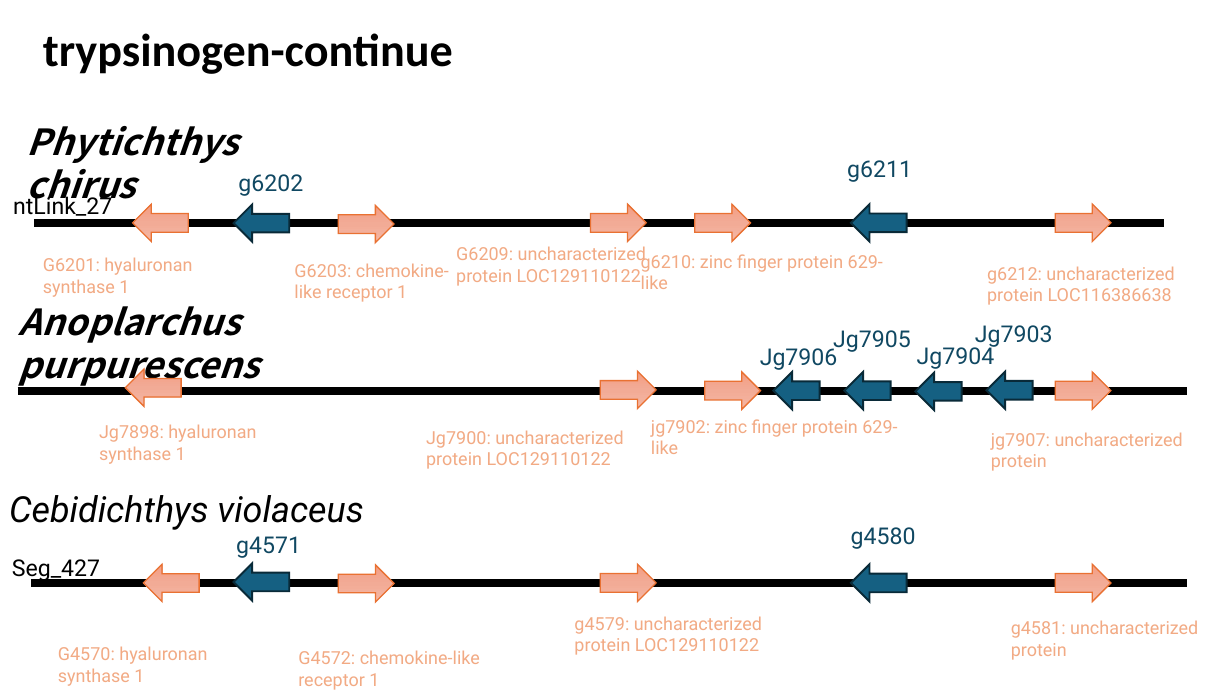
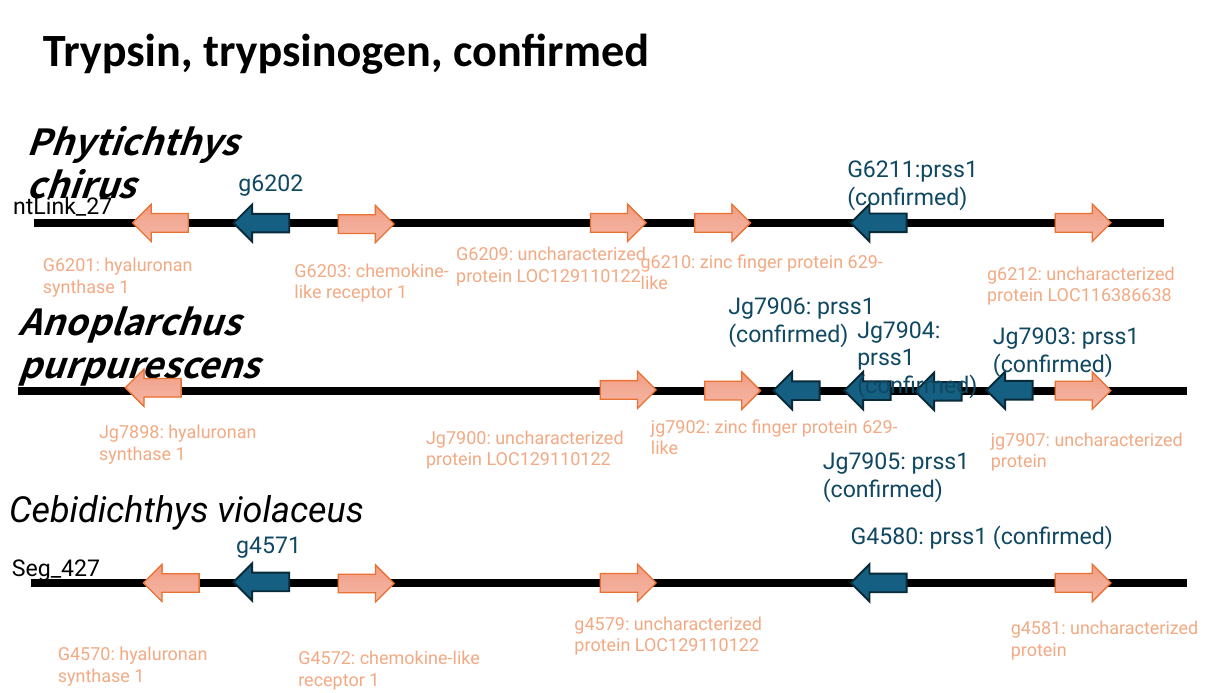
Before and after one commit to jyw-atgithub/fish-genome, a slide deck: slide 10 of synteny.pptx (slide 12 before the commit). Drawn at 1232x693 pixels with LibreOffice and Linux fonts; fonts in the diff are those of the drawing. Boxes give left, top, right and bottom in pixels: in the first picture for what was removed or moved away, otherwise in the second. Text is boxed around its words. In the diff, an @@ line names an element or a change of style, - is before the commit and + after.

```diff
--- a/synteny.pptx
+++ b/synteny.pptx
@@ text at [43,33,649,74]: text changed @@
-trypsinogen-continue
+Trypsin, trypsinogen, confirmed
@@ text at [847,160,978,210]: text changed @@
-g6211
+G6211:prss1 (confirmed)
@@ text at [728,297,875,347]: text changed @@
-Jg7906
+Jg7906: prss1 (confirmed)
@@ text at [857,321,977,399]: text changed @@
-Jg7904
+Jg7904: prss1 (confirmed)
@@ text at [993,327,1140,377]: text changed @@
-Jg7903
+Jg7903: prss1 (confirmed)
@@ text at [823,452,970,502]: text changed @@
-Jg7905
+Jg7905: prss1 (confirmed)
@@ text at [851,525,1113,549]: text changed @@
-g4580
+G4580: prss1 (confirmed)
```
Also in this commit, not shown: 4 other slides changed, 2 slides added, 6 other files.
